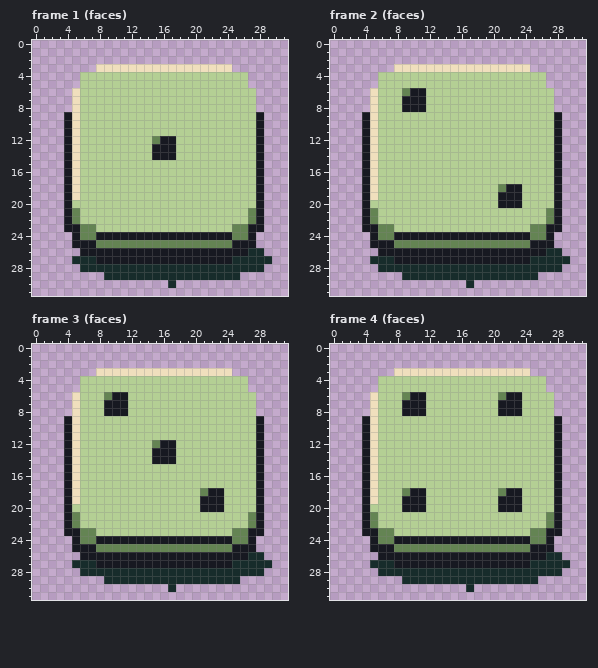
Pixel-art file: assets/source/aseprite/dice/lucky_d6.aseprite. The picture above is the old version.
32x32 pixels, 6 frames. Colours within 5 levels of each other are drawn and written as one. Shown: frame 1 (faces), frame 2 (faces), frame 3 (faces), frame 4 (faces). The commit also changed other frames, which this record leaves out.
Now the later version:
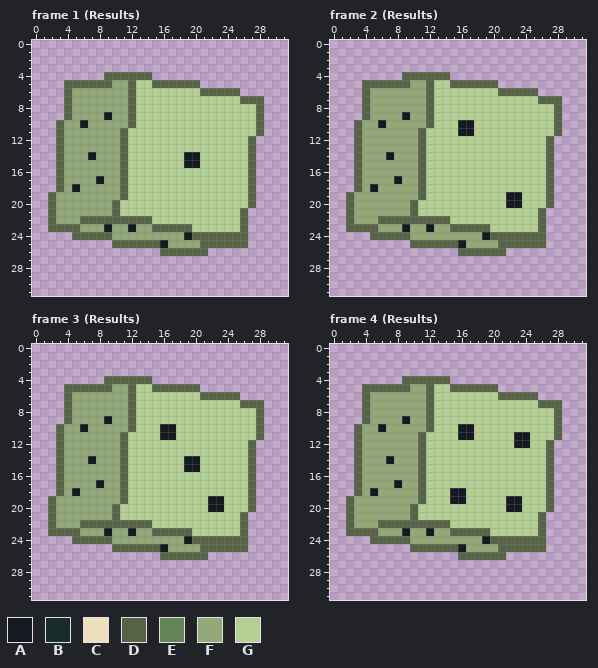
Palette (. is transparent): A #171921  B #172c2b  C #f0dfbd  D #566347  E #648453  F #92a878  G #b4cf94
Difference:
Changed rows in their new state; - is an unchanged pixel.
Frame 1 (Results):
first column x 2:
 3 ------.................-----
 4 ----...DDDDDD............---
 5 --DDDDDDFFD--DDDDDD......---
 6 --DFFFFFFFD--------DDDDD..--
 7 --DFFFFFFFD-------------DDD-
 8 --DFFFFFFFD---------------D-
 9 --DFFFFAFFD---------------D-
10 -DFFAFFFFFD---------------D-
11 -DFFFFFFFD----------------D-
12 -DFFFFFFFD---GGG---------D.-
13 -DFFFFFFFD---GGG---------D.-
14 -DFFFAFFFD---GGG-AA------D.-
15 -DFFFFFFFD-------AA------D.-
16 -DFFFFFFFD---------------D.-
17 -DFFFFAFFD---------------D.-
18 -DFAFFFFFD---------------D.-
19 DFFFFFFFFD---------------D.-
20 DFFFFFFFD----------------D.-
21 DFFFFFFFD---------------D..-
22 DFFFDDDDDDDDD-----------D..-
23 DDDDFFFAFFAFFDDDDD-----GD..-
24 ---DDDDDFFFFFFFFF-DDDDDDD.--
25 ---.....DDDDDDAFFFFDDDDDD.--
26 ----..........DDDDDD.......-
27 ---.........................
28 ----.......................-
29 -------.................----
30 ---------------.------------
Frame 2 (Results):
first column x 2:
 3 ------.................-----
 4 ----...DDDDDD............---
 5 --DDDDDDFFD--DDDDDD......---
 6 --DFFFFFFFD--------DDDDD..--
 7 --DFFFFFFFD-------------DDD-
 8 --DFFFFFFFD---------------D-
 9 --DFFFFAFFD---------------D-
10 -DFFAFFFFFD---AA----------D-
11 -DFFFFFFFD----AA----------D-
12 -DFFFFFFFD---------------D.-
13 -DFFFFFFFD---------------D.-
14 -DFFFAFFFD---------------D.-
15 -DFFFFFFFD---------------D.-
16 -DFFFFFFFD---------------D.-
17 -DFFFFAFFD---------------D.-
18 -DFAFFFFFD---------GGG---D.-
19 DFFFFFFFFD---------G-----D.-
20 DFFFFFFFD----------G-----D.-
21 DFFFFFFFD---------------D..-
22 DFFFDDDDDDDDD-----------D..-
23 DDDDFFFAFFAFFDDDDD-----GD..-
24 ---DDDDDFFFFFFFFF-DDDDDDD.--
25 ---.....DDDDDDAFFFFDDDDDD.--
26 ----..........DDDDDD.......-
27 ---.........................
28 ----.......................-
29 -------.................----
30 ---------------.------------
Frame 3 (Results):
first column x 2:
 3 ------.................-----
 4 ----...DDDDDD............---
 5 --DDDDDDFFD--DDDDDD......---
 6 --DFFFFFFFD--------DDDDD..--
 7 --DFFFFFFFD-------------DDD-
 8 --DFFFFFFFD---------------D-
 9 --DFFFFAFFD---------------D-
10 -DFFAFFFFFD---AA----------D-
11 -DFFFFFFFD----AA----------D-
12 -DFFFFFFFD---GGG---------D.-
13 -DFFFFFFFD---GGG---------D.-
14 -DFFFAFFFD---GGG-AA------D.-
15 -DFFFFFFFD-------AA------D.-
16 -DFFFFFFFD---------------D.-
17 -DFFFFAFFD---------------D.-
18 -DFAFFFFFD---------GGG---D.-
19 DFFFFFFFFD---------G-----D.-
20 DFFFFFFFD----------G-----D.-
21 DFFFFFFFD---------------D..-
22 DFFFDDDDDDDDD-----------D..-
23 DDDDFFFAFFAFFDDDDD-----GD..-
24 ---DDDDDFFFFFFFFF-DDDDDDD.--
25 ---.....DDDDDDAFFFFDDDDDD.--
26 ----..........DDDDDD.......-
27 ---.........................
28 ----.......................-
29 -------.................----
30 ---------------.------------
Frame 4 (Results):
first column x 2:
 3 ------.................-----
 4 ----...DDDDDD............---
 5 --DDDDDDFFD--DDDDDD......---
 6 --DFFFFFFFD--------DDDDD..--
 7 --DFFFFFFFD--------GGG--DDD-
 8 --DFFFFFFFD--------GGG----D-
 9 --DFFFFAFFD---------------D-
10 -DFFAFFFFFD---AA----------D-
11 -DFFFFFFFD----AA-----AA---D-
12 -DFFFFFFFD-----------AA--D.-
13 -DFFFFFFFD---------------D.-
14 -DFFFAFFFD---------------D.-
15 -DFFFFFFFD---------------D.-
16 -DFFFFFFFD---------------D.-
17 -DFFFFAFFD---------------D.-
18 -DFAFFFFFD---AA----GGG---D.-
19 DFFFFFFFFD---AA----G-----D.-
20 DFFFFFFFDG---------G-----D.-
21 DFFFFFFFD---------------D..-
22 DFFFDDDDDDDDD-----------D..-
23 DDDDFFFAFFAFFDDDDD-----GD..-
24 ---DDDDDFFFFFFFFF-DDDDDDD.--
25 ---.....DDDDDDAFFFFDDDDDD.--
26 ----..........DDDDDD.......-
27 ---.........................
28 ----.......................-
29 -------.................----
30 ---------------.------------
Changed places in both pictures, as pixel boxes (x1, y1, x2, y2):
changed: (48, 64, 272, 288)
changed: (346, 64, 570, 288)
changed: (48, 368, 272, 592)
changed: (346, 368, 570, 592)
